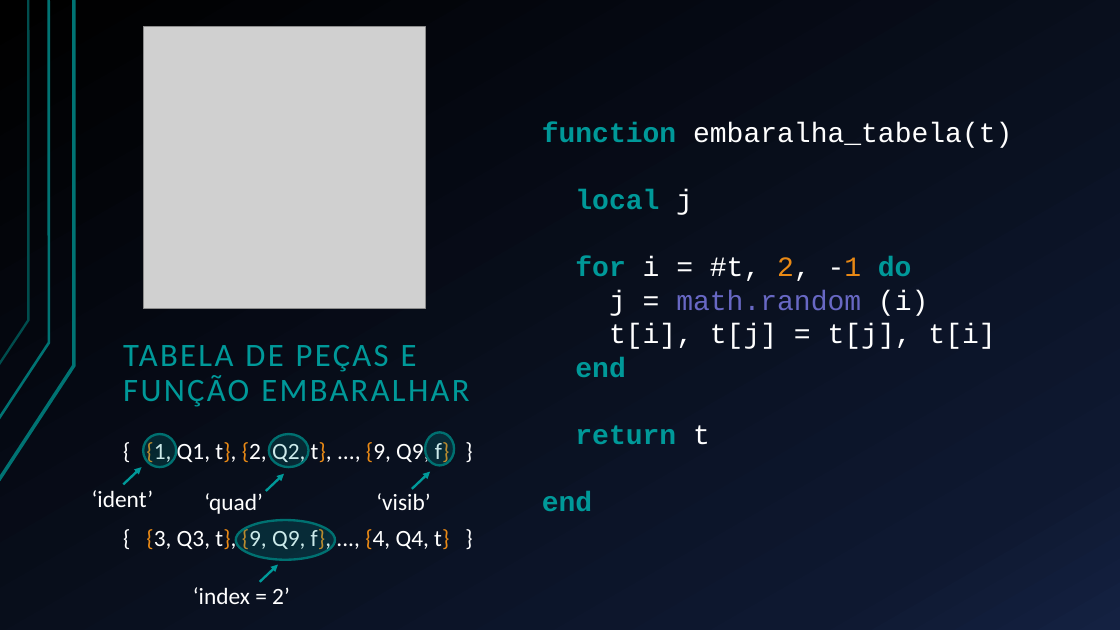
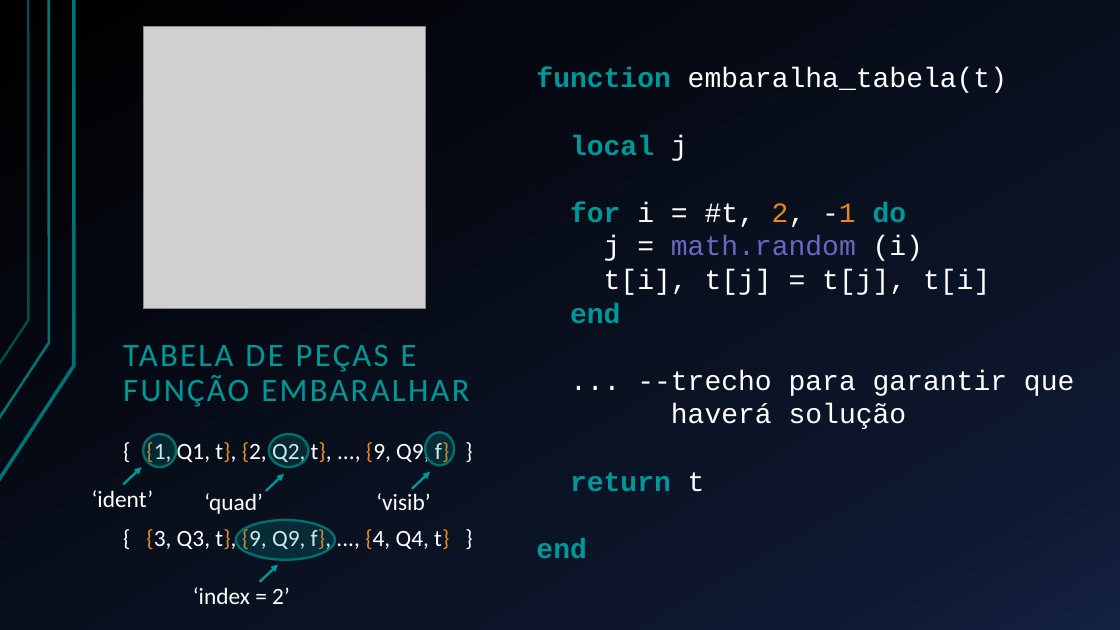
Before and after one commit to Esduard/INF1031-SLIDING_PUZZLE, a slide deck: slide 6 of Apresentação/Deslize.pptx. Drawn at 1120x630 pixels with LibreOffice and Linux fonts; fonts in the diff are those of the drawing; grey boxes stand for pictures. Boxes give left, top, right and bottom in pixels: in the first picture for what was removed or moved away, otherwise in the second. Text is boxed around its words. In the diff, an @@ line names an element or a change of style, - is before the commit and + after.

```diff
--- a/Apresentação/Deslize.pptx
+++ b/Apresentação/Deslize.pptx
@@ text "function embaralha_tabela(t)": place and size @@
-text "function embaralha_tabela(t)" at bbox=[542, 122, 1012, 511]
+text "function embaralha_tabela(t)" at bbox=[536, 68, 1074, 558]
@@ text at bbox=[637, 370, 1074, 429]: paragraphs added @@
+... --trecho para garantir que
+haverá solução
```
Also in this commit, not shown: 2 other slides changed, 1 slide added.
